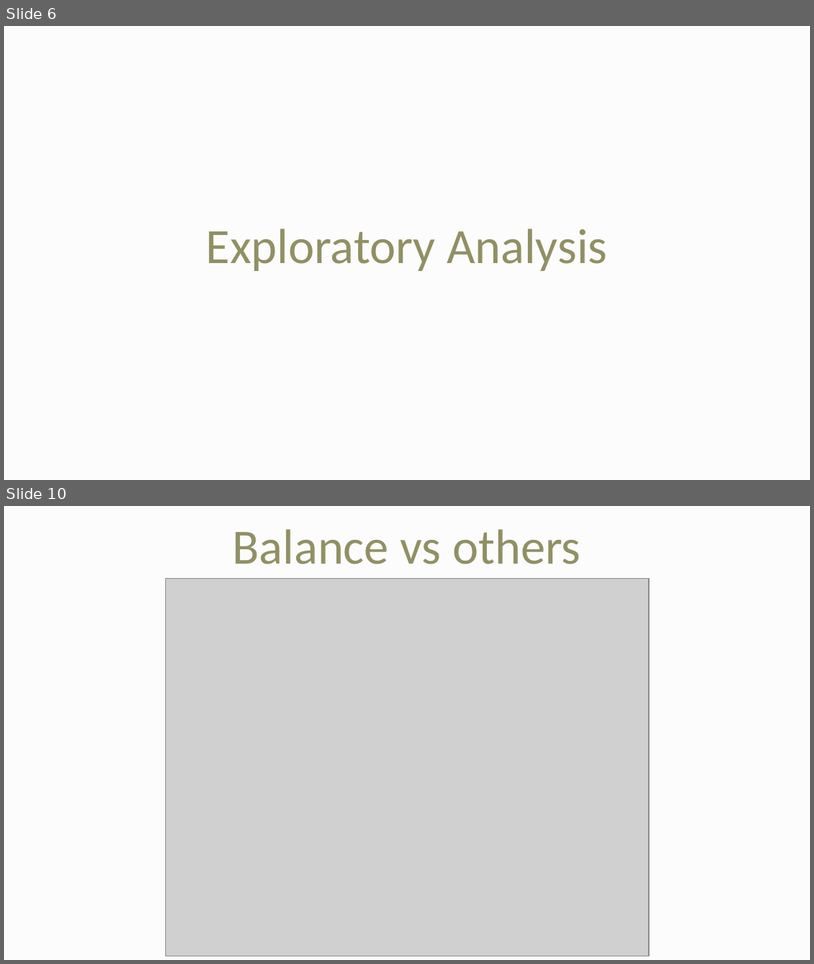
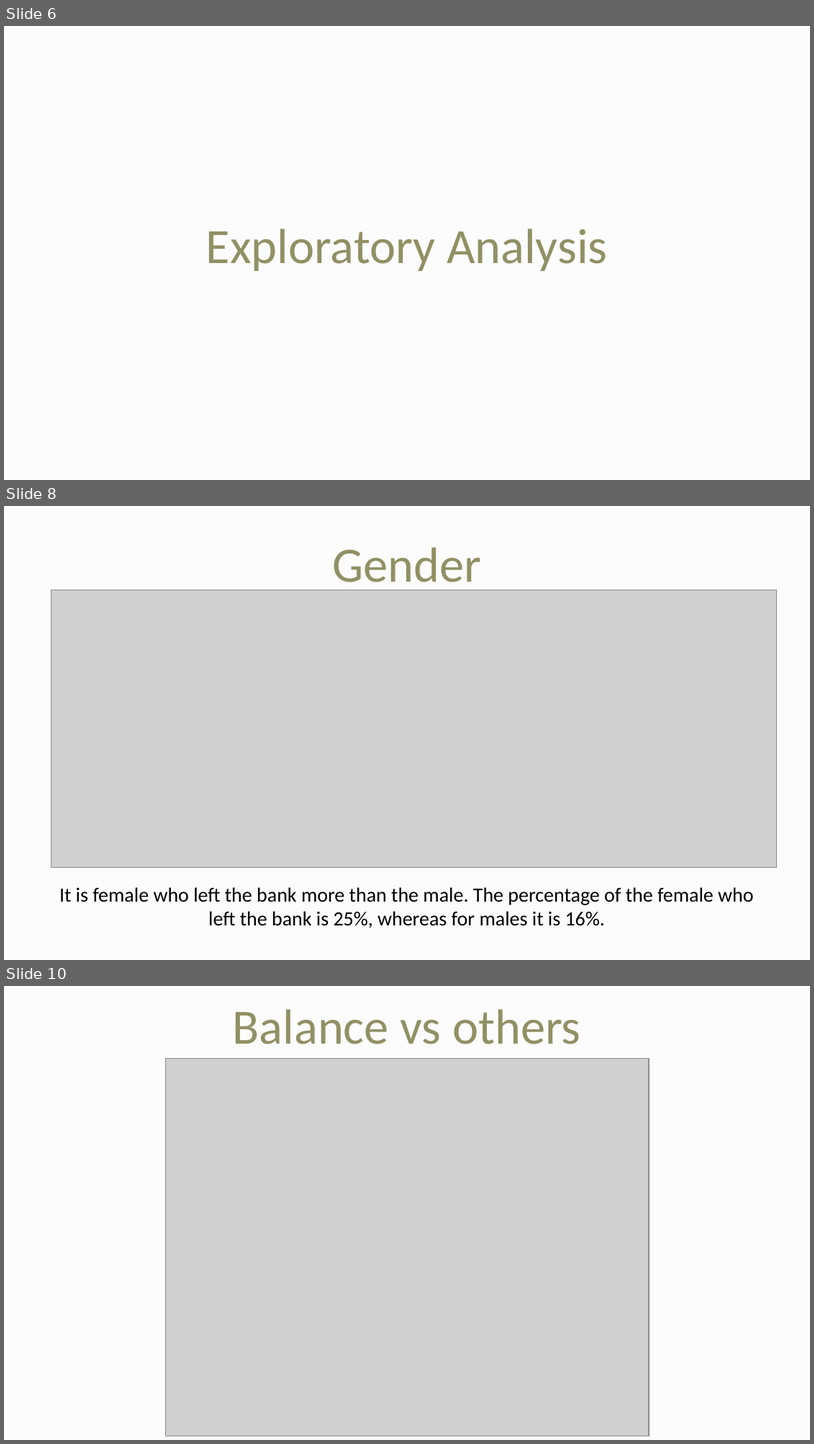
Before and after one commit to vaibhagarwal/Projects, a slide deck: Churn_Analysis/Churn_Analysis_Presentation.pptx. Shown one above the other, each under a label of ours: slides 6 and 10 before the commit, slides 6, 8 and 10 after it; the slides between them are not shown. The pictures are 814x964 and 814x1444 pixels, drawn with LibreOffice and Linux fonts; fonts in the diff are those of the drawing; grey boxes stand for pictures. Boxes give left, top, right and bottom in pixels: in the first picture for what was removed or moved away, otherwise in the second. Text is boxed around its words. In the diff, an @@ line names an element or a change of style, - is before the commit and + after.

```diff
--- a/Churn_Analysis/Churn_Analysis_Presentation.pptx
+++ b/Churn_Analysis/Churn_Analysis_Presentation.pptx
@@ slide 8 added at bbox=[4, 506, 810, 960], background #F2F2F2 at 20% opacity @@
@@ title added at bbox=[332, 547, 481, 593], 44 pt, text #919064 @@
+Gender
@@ picture added at bbox=[51, 590, 777, 867] @@
@@ text added at bbox=[59, 887, 754, 928], 18 pt, text #000000 @@
+It is female who left the bank more than the male. The percentage of the female who left the bank is 25%, whereas for males it is 16%.
```
Also in this commit, not shown: 2 slides changed, 4 other slides added, 2 slides removed, 1 other file.
